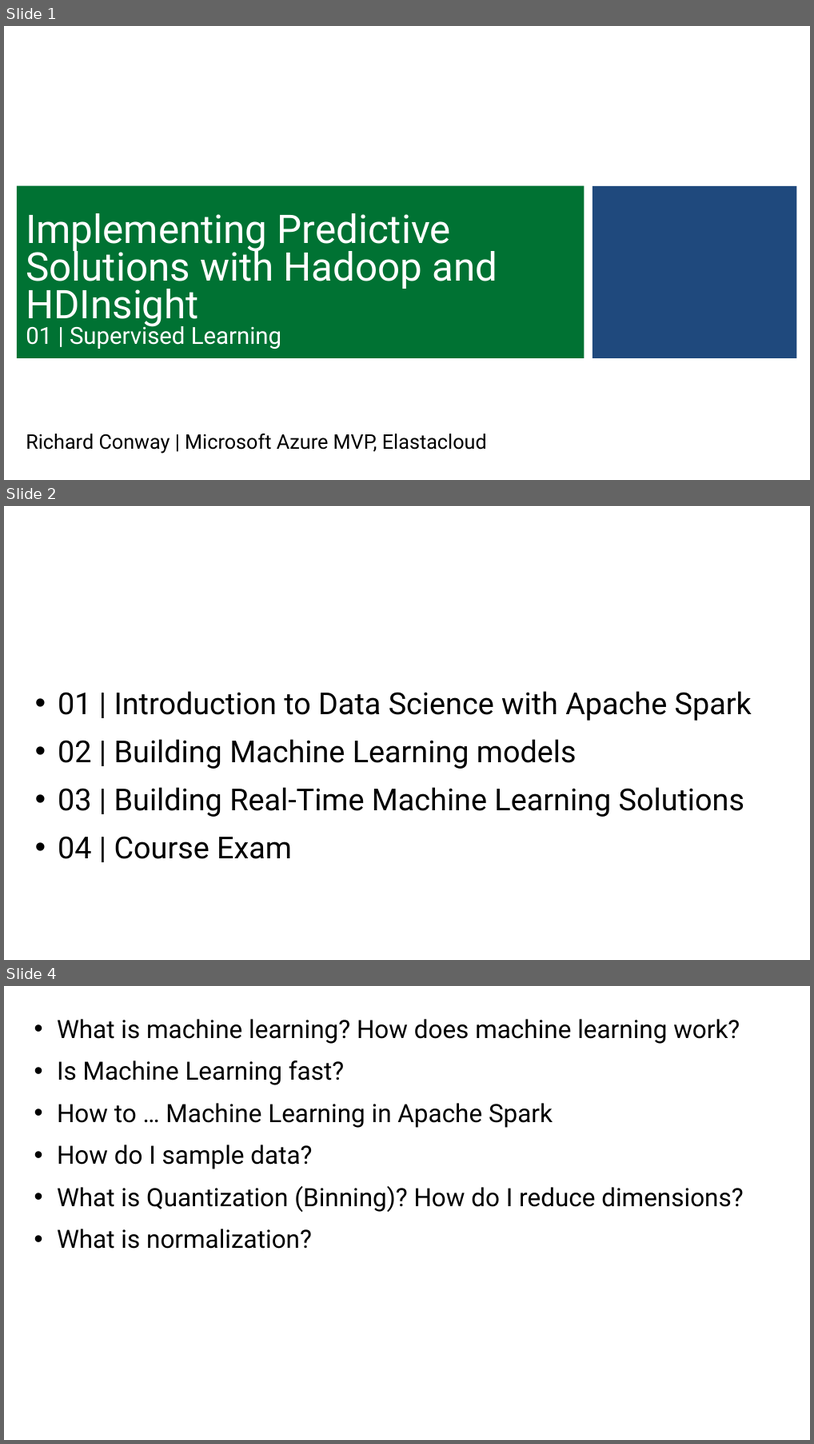
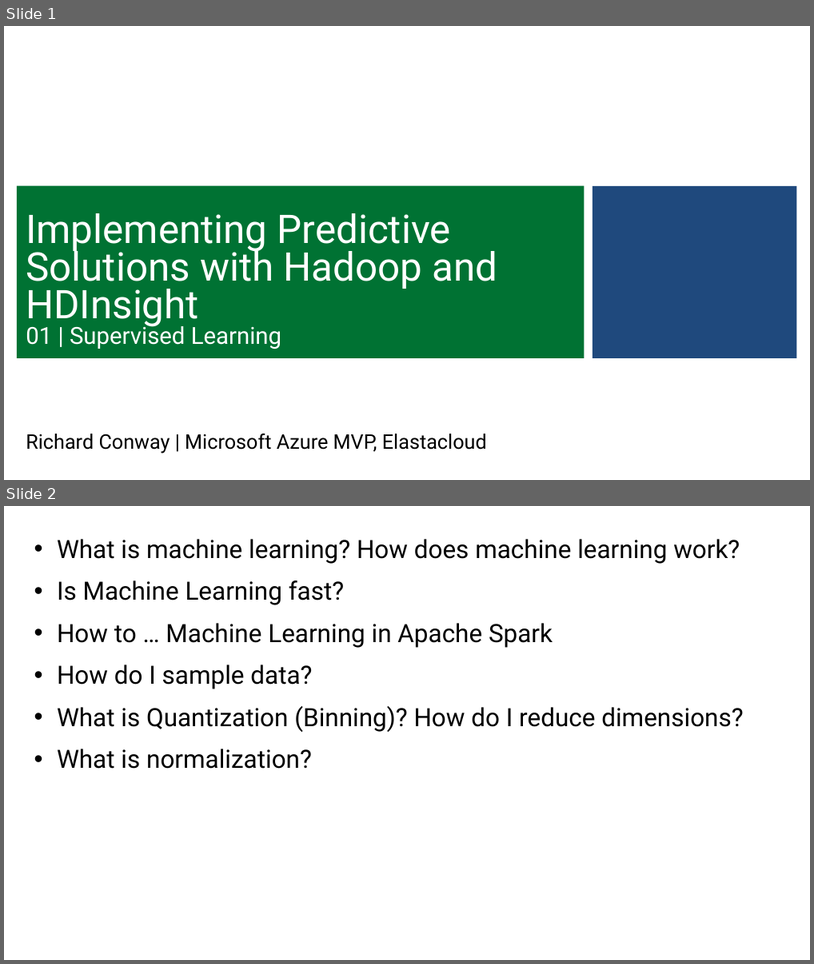
Before and after one commit to ccgcyber/Predictive-Analytics-with-Spark-in-HDInsight, a slide deck: PPT/Module 2.pptx. Shown one above the other, each under a label of ours: slides 1, 2 and 4 before the commit, slides 1 and 2 after it; the slides between them are not shown. The pictures are 814x1444 and 814x964 pixels, drawn with LibreOffice and Linux fonts; fonts in the diff are those of the drawing; background and template pictures are left out. Boxes give left, top, right and bottom in pixels: in the first picture for what was removed or moved away, otherwise in the second. Text is boxed around its words. In the diff, an @@ line names an element or a change of style, - is before the commit and + after.

```diff
--- a/PPT/Module 2.pptx
+++ b/PPT/Module 2.pptx
@@ slide 2 removed at (4,506,810,960), background #FFFFFF @@
@@ text removed at (58,691,752,859) @@
-• 01 | Introduction to Data Science with Apache Spark
-• 02 | Building Machine Learning models
-• 03 | Building Real-Time Machine Learning Solutions
-• 04 | Course Exam
@@ what was slide 4 is now slide 2 @@
```
Also in this commit, not shown: 1 other slide removed, 3 other files.
